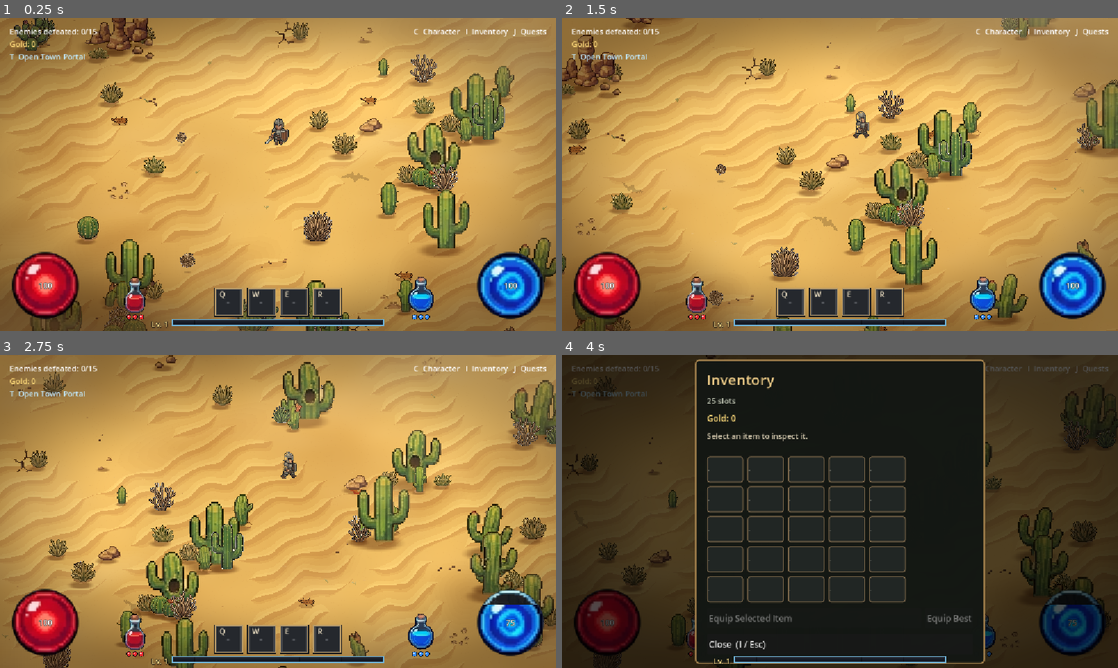
Above: before the commit, frames 1-4 (two rows, left to right).
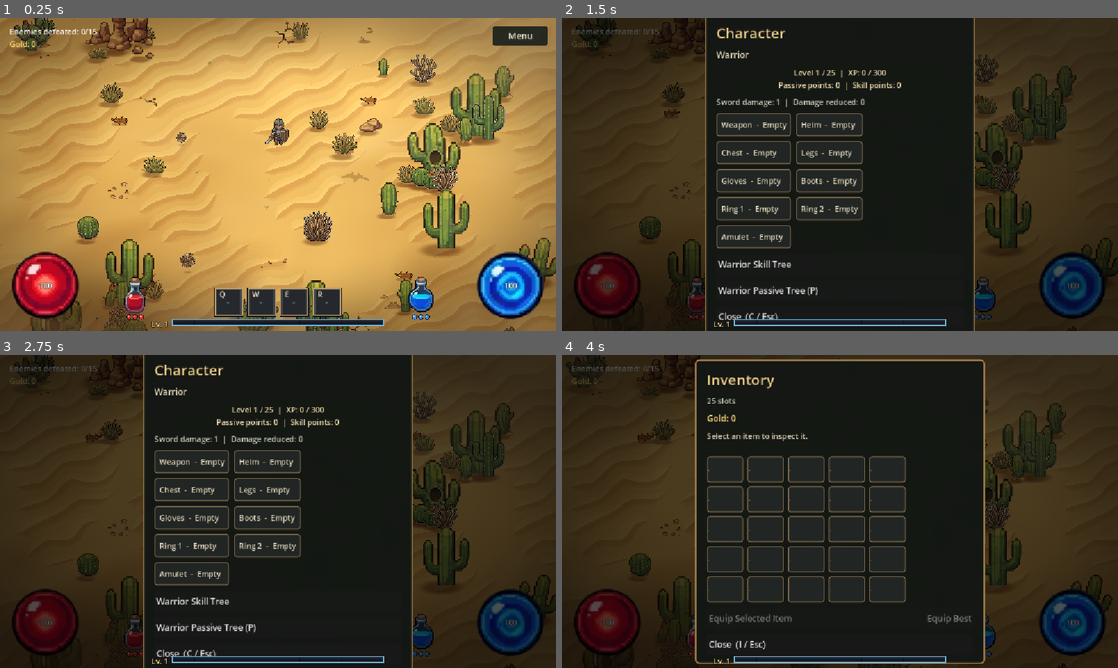
Above: after the commit, the same moments.

Repository: muyari/simple-game-godot
Game: Godot game, scene res://desert.tscn
Same seed, same stepped clock (60 frames per second), same inputs: the game is played once before the commit and once after it. This scene is started directly instead of the project's main scene.
Inputs (mouse positions are in pixels of both pictures, inside the frame that each line leads up to):
- Up to frame 1 (0.25 s): no input
- Up to frame 2 (1.5 s): click (1084, 36) at 0.5 s, where only the run after the commit has a clickable "Menu"; click (1045, 61) at 1.25 s, where only the run after the commit has a clickable "Character"
- Up to frame 3 (2.75 s): tap Enter (ui_accept) at 2 s; drag from (227, 639) to (333, 442) at 2.02 s
- Up to frame 4 (4 s): drag from (823, 639) to (812, 574) at 2.77 s; move the mouse to (856, 639) at 3.52 s; hold Right (move_right) from 3.53 s (still down); tap C at 3.6 s; click (856, 639) at 3.67 s; tap I at 3.8 s

The runs differ from the first frame. In frame 1, 0.9% of the frame differs, in the area x 1-99%, y 2-14%; in frame 2, 96%, in the area x 0-100%, y 0-100%; in frame 3, 96%; in frame 4, 7.7%.

Commit message:
updates.

Diff:
--- a/simple-game-godot/GameUI.gd
+++ b/simple-game-godot/GameUI.gd
@@ -81,6 +81,9 @@
 		_build_warrior_skill_tree()
 	elif player.selected_character == "Ranger":
 		_build_ranger_skill_tree()
+	# Last, so it draws and takes clicks above the rest of the HUD. It hides itself
+	# whenever a menu has the player paused.
+	_build_hud_menu(player)
 	health_orb.maximum = player.MAX_HEALTH
 	health_orb.value = player.health
 	mana_orb.maximum = player.MAX_MANA
@@ -181,27 +184,27 @@
 		get_viewport().set_input_as_handled()
 		return
 	if witch_skill_tree != null and witch_skill_tree.visible:
-		if event.keycode == KEY_ESCAPE or event.keycode == KEY_P:
+		if event.keycode in [KEY_ESCAPE, KEY_P, KEY_K]:
 			_on_witch_skill_tree_closed()
 		get_viewport().set_input_as_handled()
 		return
 	if warrior_skill_tree != null and warrior_skill_tree.visible:
-		if event.keycode == KEY_ESCAPE or event.keycode == KEY_P:
+		if event.keycode in [KEY_ESCAPE, KEY_P, KEY_K]:
 			_on_warrior_skill_tree_closed()
 		get_viewport().set_input_as_handled()
 		return
 	if warrior_passive_tree != null and warrior_passive_tree.visible:
-		if event.keycode == KEY_ESCAPE or event.keycode == KEY_P:
+		if event.keycode in [KEY_ESCAPE, KEY_P, KEY_K]:
 			_on_warrior_passive_tree_closed()
 		get_viewport().set_input_as_handled()
 		return
 	if ranger_skill_tree != null and ranger_skill_tree.visible:
-		if event.keycode == KEY_ESCAPE or event.keycode == KEY_P:
+		if event.keycode in [KEY_ESCAPE, KEY_P, KEY_K]:
 			_on_ranger_skill_tree_closed()
 		get_viewport().set_input_as_handled()
 		return
 	if ranger_passive_tree != null and ranger_passive_tree.visible:
-		if event.keycode == KEY_ESCAPE or event.keycode == KEY_P:
+		if event.keycode in [KEY_ESCAPE, KEY_P, KEY_K]:
 			_on_ranger_passive_tree_closed()
 		get_viewport().set_input_as_handled()
 		return
@@ -218,39 +221,80 @@
 		return
 
 	if event.keycode == KEY_C:
-		if character_menu.visible and character_panel.visible:
-			character_menu.hide()
-			_set_player_menu_paused(false)
-		else:
-			character_panel.show()
-			inventory_panel.hide()
-			character_menu.show()
-			_set_player_menu_paused(true)
+		_toggle_character_panel()
 		get_viewport().set_input_as_handled()
-	elif event.keycode == KEY_P and witch_skill_tree != null:
-		_open_witch_skill_tree("passives")
+	elif event.keycode == KEY_K:
+		_open_skill_tree()
 		get_viewport().set_input_as_handled()
-	elif event.keycode == KEY_P and warrior_skill_tree != null:
-		_open_warrior_passive_tree()
-		get_viewport().set_input_as_handled()
-	elif event.keycode == KEY_P and ranger_skill_tree != null:
-		_open_ranger_passive_tree()
+	elif event.keycode == KEY_P:
+		_open_passive_tree()
 		get_viewport().set_input_as_handled()
 	elif event.keycode == KEY_I:
-		if character_menu.visible and inventory_panel.visible:
-			character_menu.hide()
-			_set_player_menu_paused(false)
-		else:
-			character_panel.hide()
-			inventory_panel.show()
-			character_menu.show()
-			_set_player_menu_paused(true)
+		_toggle_inventory_panel()
 		get_viewport().set_input_as_handled()
 	elif event.keycode == KEY_J:
+		_open_quest_menu()
+		get_viewport().set_input_as_handled()
+
+
+func _toggle_character_panel() -> void:
+	if character_menu.visible and character_panel.visible:
 		character_menu.hide()
+		_set_player_menu_paused(false)
+	else:
+		character_panel.show()
+		inventory_panel.hide()
+		character_menu.show()
 		_set_player_menu_paused(true)
-		quest_menu.open_menu()
-		get_viewport().set_input_as_handled()
+
+
+func _toggle_inventory_panel() -> void:
+	if character_menu.visible and inventory_panel.visible:
+		character_menu.hide()
+		_set_player_menu_paused(false)
+	else:
+		character_panel.hide()
+		inventory_panel.show()
+		character_menu.show()
+		_set_player_menu_paused(true)
+
+
+func _open_skill_tree() -> void:
+	if witch_skill_tree != null:
+		_open_witch_skill_tree("skills")
+	elif warrior_skill_tree != null:
+		_open_warrior_skill_tree()
+	elif ranger_skill_tree != null:
+		_open_ranger_skill_tree()
+
+
+func _open_passive_tree() -> void:
+	if witch_skill_tree != null:
+		_open_witch_skill_tree("passives")
+	elif warrior_skill_tree != null:
+		_open_warrior_passive_tree()
+	elif ranger_skill_tree != null:
+		_open_ranger_passive_tree()
+
+
+func _open_quest_menu() -> void:
+	character_menu.hide()
+	_set_player_menu_paused(true)
+	quest_menu.open_menu()
+
+
+func _build_hud_menu(player: Player) -> void:
+	var hud_menu := HudMenu.new()
+	hud_menu.is_available = func() -> bool:
+		return player.is_physics_processing() and player.health > 0
+	add_child(hud_menu)
+	hud_menu.add_command("Character", "C", _toggle_character_panel)
+	hud_menu.add_command("Inventory", "I", _toggle_inventory_panel)
+	hud_menu.add_command("Skills", "K", _open_skill_tree)
+	hud_menu.add_command("Passives", "P", _open_passive_tree)
+	hud_menu.add_command("Quests", "J", _open_quest_menu)
+	hud_menu.add_command("Town Portal", "T", player.cast_town_portal)
+	hud_menu.add_command("Pause", "Esc", pause_menu.open_menu)
 
 
 func _build_touch_controls(player: Player) -> void:
--- /dev/null
+++ b/simple-game-godot/HudMenu.gd
@@ -0,0 +1,158 @@
+extends Control
+class_name HudMenu
+
+## Top-right "Menu" button that drops down every major command (character,
+## inventory, skills, quests, town portal...), so each one can be reached by
+## mouse or touch in every scene. PC shows each entry's hotkey; touch devices
+## hide them since there is no keyboard.
+
+const BUTTON_SIZE := Vector2(116.0, 40.0)
+const TOUCH_BUTTON_SIZE := Vector2(132.0, 54.0)
+const ENTRY_WIDTH := 250.0
+const ENTRY_HEIGHT := 40.0
+const TOUCH_ENTRY_HEIGHT := 56.0
+const MARGIN := 16.0
+
+## Returns true while the HUD is free to take commands (no modal menu open).
+var is_available: Callable = func() -> bool: return true
+
+var _show_hotkeys := not TouchControls.is_supported()
+var _menu_button: TouchButton
+var _outside_catcher: Control
+var _dropdown: PanelContainer
+var _entries: VBoxContainer
+
+
+func _ready() -> void:
+	process_mode = Node.PROCESS_MODE_ALWAYS
+	set_anchors_and_offsets_preset(Control.PRESET_FULL_RECT)
+	mouse_filter = Control.MOUSE_FILTER_IGNORE
+	theme = MenuStyle.get_theme()
+	_build()
+
+
+## Adds a dropdown entry that calls `action` when chosen. `hotkey` is only
+## shown on PC.
+func add_command(label_text: String, hotkey: String, action: Callable) -> void:
+	var entry := TouchButton.new()
+	entry.text = label_text
+	entry.alignment = HORIZONTAL_ALIGNMENT_LEFT
+	entry.focus_mode = Control.FOCUS_NONE
+	entry.custom_minimum_size = Vector2(
+		ENTRY_WIDTH,
+		ENTRY_HEIGHT if _show_hotkeys else TOUCH_ENTRY_HEIGHT
+	)
+	entry.add_theme_font_size_override("font_size", 17 if _show_hotkeys else 20)
+	entry.activated.connect(_on_entry_activated.bind(action))
+	_entries.add_child(entry)
+
+	if _show_hotkeys and not hotkey.is_empty():
+		var hotkey_label := Label.new()
+		hotkey_label.text = hotkey
+		hotkey_label.theme_type_variation = &"HintLabel"
+		hotkey_label.add_theme_font_size_override("font_size", 15)
+		hotkey_label.horizontal_alignment = HORIZONTAL_ALIGNMENT_RIGHT
+		hotkey_label.vertical_alignment = VERTICAL_ALIGNMENT_CENTER
+		hotkey_label.mouse_filter = Control.MOUSE_FILTER_IGNORE
+		hotkey_label.set_anchors_and_offsets_preset(Control.PRESET_FULL_RECT)
+		hotkey_label.offset_right = -16.0
+		entry.add_child(hotkey_label)
+
+
+func is_open() -> bool:
+	return _dropdown.visible
+
+
+func open_dropdown() -> void:
+	_dropdown.show()
+	_outside_catcher.show()
+
+
+func close_dropdown() -> void:
+	_dropdown.hide()
+	_outside_catcher.hide()
+
+
+func _process(_delta: float) -> void:
+	var available := bool(is_available.call()) and not get_tree().paused
+	_menu_button.visible = available
+	if not available and is_open():
+		close_dropdown()
+
+
+func _input(event: InputEvent) -> void:
+	if not is_open() or not event is InputEventKey or not event.pressed or event.echo:
+		return
+	# Any key closes the dropdown; Esc stops there instead of opening the pause menu.
+	close_dropdown()
+	if event.keycode == KEY_ESCAPE:
+		get_viewport().set_input_as_handled()
+
+
+func _build() -> void:
+	var touch := not _show_hotkeys
+
+	# Clicking or tapping anywhere outside the dropdown closes it.
+	_outside_catcher = Control.new()
+	_outside_catcher.set_anchors_and_offsets_preset(Control.PRESET_FULL_RECT)
+	_outside_catcher.mouse_filter = Control.MOUSE_FILTER_STOP
+	_outside_catcher.gui_input.connect(_on_outside_input)
+	_outside_catcher.hide()
+	add_child(_outside_catcher)
+
+	var button_size := TOUCH_BUTTON_SIZE if touch else BUTTON_SIZE
+	_menu_button = TouchButton.new()
+	_menu_button.text = "Menu"
+	_menu_button.focus_mode = Control.FOCUS_NONE
+	_menu_button.alignment = HORIZONTAL_ALIGNMENT_CENTER
+	_menu_button.add_theme_font_size_override("font_size", 20 if touch else 18)
+	_menu_button.set_anchors_and_offsets_preset(Control.PRESET_TOP_RIGHT)
+	_menu_button.offset_left = -MARGIN - button_size.x
+	_menu_button.offset_top = MARGIN
+	_menu_button.offset_right = -MARGIN
+	_menu_button.offset_bottom = MARGIN + button_size.y
+	_menu_button.activated.connect(_on_menu_button_activated)
+	add_child(_menu_button)
+
+	_dropdown = PanelContainer.new()
+	var panel_style := StyleBoxFlat.new()
+	panel_style.bg_color = MenuStyle.PANEL_BG
+	panel_style.border_color = MenuStyle.GOLD_DIM
+	panel_style.set_border_width_all(2)
+	panel_style.set_corner_radius_all(6)
+	panel_style.set_content_margin_all(8.0)
+	panel_style.shadow_color = Color(0, 0, 0, 0.45)
+	panel_style.shadow_size = 12
+	_dropdown.add_theme_stylebox_override("panel", panel_style)
+	_dropdown.set_anchors_preset(Control.PRESET_TOP_RIGHT)
+	# Grows leftwards and down from just under the Menu button.
+	_dropdown.grow_horizontal = Control.GROW_DIRECTION_BEGIN
+	_dropdown.offset_left = -MARGIN
+	_dropdown.offset_right = -MARGIN
+	_dropdown.offset_top = MARGIN + button_size.y + 6.0
+	_dropdown.offset_bottom = _dropdown.offset_top
+	_dropdown.mouse_filter = Control.MOUSE_FILTER_STOP
+	_dropdown.hide()
+	add_child(_dropdown)
+
+	_entries = VBoxContainer.new()
+	_entries.add_theme_constant_override("separation", 4)
+	_dropdown.add_child(_entries)
+
+
+func _on_menu_button_activated() -> void:
+	if is_open():
+		close_dropdown()
+	else:
+		open_dropdown()
+
+
+func _on_entry_activated(action: Callable) -> void:
+	close_dropdown()
+	action.call()
+
+
+func _on_outside_input(event: InputEvent) -> void:
+	if (event is InputEventMouseButton or event is InputEventScreenTouch) and event.pressed:
+		close_dropdown()
+		_outside_catcher.accept_event()
--- a/simple-game-godot/PauseMenu.gd
+++ b/simple-game-godot/PauseMenu.gd
@@ -94,6 +94,7 @@
 	hint.text = "Press Esc to resume"
 	hint.theme_type_variation = &"HintLabel"
 	hint.horizontal_alignment = HORIZONTAL_ALIGNMENT_CENTER
+	hint.visible = not TouchControls.is_supported()
 	contents.add_child(hint)
 
 
--- a/simple-game-godot/Player.gd
+++ b/simple-game-godot/Player.gd
@@ -410,6 +410,12 @@
 	if health <= 0 or is_casting_town_portal:
 		return false
 	return _try_interact()
+
+
+func cast_town_portal() -> void:
+	if health <= 0:
+		return
+	_open_town_portal()
 
 
 func _use_primary_attack() -> void:
--- a/simple-game-godot/TouchButton.gd
+++ b/simple-game-godot/TouchButton.gd
@@ -7,14 +7,26 @@
 
 signal activated
 
+var _last_activated_frame := -1
+
 
 func _gui_input(event: InputEvent) -> void:
 	if event is InputEventScreenTouch and event.pressed:
-		activated.emit()
+		_activate()
 		accept_event()
 	elif event is InputEventMouse and event.device == InputEvent.DEVICE_ID_EMULATION:
 		# Already handled as a touch above.
 		accept_event()
 	elif event is InputEventMouseButton and event.button_index == MOUSE_BUTTON_LEFT \
 			and event.pressed:
-		activated.emit()
+		_activate()
+
+
+## Once per frame: with Emulate Touch From Mouse on, one click arrives as both a
+## mouse press and a touch.
+func _activate() -> void:
+	var frame := Engine.get_process_frames()
+	if frame == _last_activated_frame:
+		return
+	_last_activated_frame = frame
+	activated.emit()
--- a/simple-game-godot/TownUI.gd
+++ b/simple-game-godot/TownUI.gd
@@ -18,7 +18,6 @@
 @onready var mana_orb: ResourceGlobe = $ManaOrb
 @onready var health_potion: PotionFlask = $HealthPotion
 @onready var mana_potion: PotionFlask = $ManaPotion
-@onready var passive_tree_button: Button = $PassiveTreeButton
 
 var experience_bar: ProgressBar
 var experience_level_label: Label
@@ -59,7 +58,6 @@
 
 func _ready() -> void:
 	process_mode = Node.PROCESS_MODE_ALWAYS
-	passive_tree_button.visible = player.selected_character in ["Witch", "Ranger"]
 	_build_touch_controls()
 	_build_pause_menu()
 	_connect_skill_slot_clicks()
@@ -87,6 +85,9 @@
 	_build_quest_menu()
 	_build_waystone_menu()
 	_build_character_menu()
+	# Last, so it draws and takes clicks above the rest of the HUD. It hides itself
+	# whenever a menu has the player paused.
+	_build_hud_menu()
 	_on_inventory_changed(player.inventory)
 	_on_equipment_changed(player.equipment)
 	_on_progression_changed(
@@ -164,27 +165,27 @@
 func _unhandled_input(event: InputEvent) -> void:
 	if event is InputEventKey and event.pressed and not event.echo:
 		if witch_skill_tree != null and witch_skill_tree.visible:
-			if event.keycode == KEY_ESCAPE or event.keycode == KEY_P:
+			if event.keycode in [KEY_ESCAPE, KEY_P, KEY_K]:
 				_on_witch_skill_tree_closed()
 			get_viewport().set_input_as_handled()
 			return
 		if warrior_skill_tree != null and warrior_skill_tree.visible:
-			if event.keycode == KEY_ESCAPE or event.keycode == KEY_P:
+			if event.keycode in [KEY_ESCAPE, KEY_P, KEY_K]:
 				_on_warrior_skill_tree_closed()
 			get_viewport().set_input_as_handled()
 			return
 		if warrior_passive_tree != null and warrior_passive_tree.visible:
-			if event.keycode == KEY_ESCAPE or event.keycode == KEY_P:
+			if event.keycode in [KEY_ESCAPE, KEY_P, KEY_K]:
 				_on_warrior_passive_tree_closed()
 			get_viewport().set_input_as_handled()
 			return
 		if ranger_skill_tree != null and ranger_skill_tree.visible:
-			if event.keycode == KEY_ESCAPE or event.keycode == KEY_P:
+			if event.keycode in [KEY_ESCAPE, KEY_P, KEY_K]:
 				_on_ranger_skill_tree_closed()
 			get_viewport().set_input_as_handled()
 			return
 		if ranger_passive_tree != null and ranger_passive_tree.visible:
-			if event.keycode == KEY_ESCAPE or event.keycode == KEY_P:
+			if event.keycode in [KEY_ESCAPE, KEY_P, KEY_K]:
 				_on_ranger_passive_tree_closed()
 			get_viewport().set_input_as_handled()
 			return
@@ -229,35 +230,64 @@
 		if shop_overlay != null and shop_overlay.visible:
 			return
 		if event.keycode == KEY_C:
-			if character_overlay.visible and character_panel.visible:
-				_close_character_menu()
-			else:
-				_open_character_menu()
+			_toggle_character_menu()
 			get_viewport().set_input_as_handled()
 		elif event.keycode == KEY_I:
-			if character_overlay.visible and inventory_panel.visible:
-				_close_character_menu()
-			else:
-				_open_inventory_menu()
+			_toggle_inventory_menu()
 			get_viewport().set_input_as_handled()
 		elif event.keycode == KEY_J:
 			_open_quest_menu()
 			get_viewport().set_input_as_handled()
-		elif event.keycode == KEY_P and witch_skill_tree != null:
-			if (shop_overlay == null or not shop_overlay.visible) \
-					and (dialogue_overlay == null or not dialogue_overlay.visible) \
-					and (waystone_overlay == null or not waystone_overlay.visible):
-				_open_witch_skill_tree("passives")
-				get_viewport().set_input_as_handled()
-		elif event.keycode == KEY_P and warrior_skill_tree != null:
-			_open_warrior_passive_tree()
-			get_viewport().set_input_as_handled()
-		elif event.keycode == KEY_P and ranger_skill_tree != null:
-			if (shop_overlay == null or not shop_overlay.visible) \
-					and (dialogue_overlay == null or not dialogue_overlay.visible) \
-					and (waystone_overlay == null or not waystone_overlay.visible):
-				_open_ranger_passive_tree()
-				get_viewport().set_input_as_handled()
+		elif event.keycode == KEY_K:
+			_open_skill_tree()
+			get_viewport().set_input_as_handled()
+		elif event.keycode == KEY_P:
+			_open_passive_tree()
+			get_viewport().set_input_as_handled()
+
+
+func _toggle_character_menu() -> void:
+	if character_overlay.visible and character_panel.visible:
+		_close_character_menu()
+	else:
+		_open_character_menu()
+
+
+func _toggle_inventory_menu() -> void:
+	if character_overlay.visible and inventory_panel.visible:
+		_close_character_menu()
+	else:
+		_open_inventory_menu()
+
+
+func _open_skill_tree() -> void:
+	if witch_skill_tree != null:
+		_open_witch_skill_tree("skills")
+	elif warrior_skill_tree != null:
+		_open_warrior_skill_tree()
+	elif ranger_skill_tree != null:
+		_open_ranger_skill_tree()
+
+
+func _open_passive_tree() -> void:
+	if witch_skill_tree != null:
+		_open_witch_skill_tree("passives")
+	elif warrior_skill_tree != null:
+		_open_warrior_passive_tree()
+	elif ranger_skill_tree != null:
+		_open_ranger_passive_tree()
+
+
+func _build_hud_menu() -> void:
+	var hud_menu := HudMenu.new()
+	hud_menu.is_available = player.is_physics_processing
+	add_child(hud_menu)
+	hud_menu.add_command("Character", "C", _toggle_character_menu)
+	hud_menu.add_command("Inventory", "I", _toggle_inventory_menu)
+	hud_menu.add_command("Skills", "K", _open_skill_tree)
+	hud_menu.add_command("Passives", "P", _open_passive_tree)
+	hud_menu.add_command("Quests", "J", _open_quest_menu)
+	hud_menu.add_command("Pause", "Esc", pause_menu.open_menu)
 
 
 func _build_touch_controls() -> void:
@@ -996,13 +1026,6 @@
 	player.set_physics_process(false)
 	player.set_process_unhandled_input(false)
 	dialogue_overlay.hide()
-
-
-func _on_passive_tree_button_pressed() -> void:
-	if player.selected_character == "Witch":
-		_open_witch_skill_tree("passives")
-	elif player.selected_character == "Ranger":
-		_open_ranger_passive_tree()
 
 
 func _open_inventory_menu() -> void:
@@ -1397,11 +1420,3 @@
 
 	return_portal.destination_scene = scene_path
 	return_portal.destination_position = world_position
-
-
-func _on_character_button_pressed() -> void:
-	_open_character_menu()
-
-
-func _on_inventory_button_pressed() -> void:
-	_open_inventory_menu()
--- a/simple-game-godot/desert.tscn
+++ b/simple-game-godot/desert.tscn
@@ -220,18 +220,6 @@
 offset_right = 410.0
 offset_bottom = 92.0
 theme_override_colors/font_color = Color(0.76, 0.92, 1, 1)
-text = "T  Open Town Portal"
-
-[node name="CharacterHint" type="Label" parent="UI" unique_id=445853438]
-anchors_preset = 1
-anchor_left = 1.0
-anchor_right = 1.0
-offset_left = -340.0
-offset_top = 16.0
-offset_right = -20.0
-offset_bottom = 40.0
-text = "C  Character   I  Inventory   J  Quests"
-horizontal_alignment = 2
 
 [node name="CharacterMenu" type="Control" parent="UI" unique_id=263802651]
 visible = false
--- a/simple-game-godot/main.tscn
+++ b/simple-game-godot/main.tscn
@@ -229,18 +229,6 @@
 offset_right = 410.0
 offset_bottom = 92.0
 theme_override_colors/font_color = Color(0.76, 0.92, 1, 1)
-text = "T  Open Town Portal"
-
-[node name="CharacterHint" type="Label" parent="UI" unique_id=445853438]
-anchors_preset = 1
-anchor_left = 1.0
-anchor_right = 1.0
-offset_left = -340.0
-offset_top = 16.0
-offset_right = -20.0
-offset_bottom = 40.0
-text = "C  Character   I  Inventory   J  Quests"
-horizontal_alignment = 2
 
 [node name="CharacterMenu" type="Control" parent="UI" unique_id=263802651]
 visible = false
--- a/simple-game-godot/town.tscn
+++ b/simple-game-godot/town.tscn
@@ -1104,50 +1104,16 @@
 theme_override_colors/font_color = Color(0.95, 0.92, 0.84, 1)
 theme_override_colors/font_outline_color = Color(0.08, 0.08, 0.07, 1)
 theme_override_constants/outline_size = 3
-text = "C Character  |  I Inventory  |  J Quests  |  Waystone: replay any level."
-
-[node name="CharacterButton" type="Button" parent="TownUI" unique_id=1758047099]
-anchors_preset = 1
-anchor_left = 1.0
-anchor_right = 1.0
-offset_left = -270.0
-offset_top = 16.0
-offset_right = -150.0
-offset_bottom = 48.0
-text = "Character (C)"
-
-[node name="PassiveTreeButton" type="Button" parent="TownUI" unique_id=1595471938]
-anchors_preset = 1
-anchor_left = 1.0
-anchor_right = 1.0
-offset_left = -440.0
-offset_top = 16.0
-offset_right = -280.0
-offset_bottom = 48.0
-text = "Skills & Passives (P)"
-
-[node name="InventoryButton" type="Button" parent="TownUI" unique_id=1438421924]
-anchors_preset = 1
-anchor_left = 1.0
-anchor_right = 1.0
-offset_left = -140.0
-offset_top = 16.0
-offset_right = -20.0
-offset_bottom = 48.0
-text = "Inventory (I)"
+text = "Waystone: replay any level."
 
 [node name="GoldLabel" type="Label" parent="TownUI" unique_id=44291346]
 anchors_preset = 1
 anchor_left = 1.0
 anchor_right = 1.0
 offset_left = -180.0
-offset_top = 52.0
-offset_right = -20.0
-offset_bottom = 78.0
+offset_top = 78.0
+offset_right = -16.0
+offset_bottom = 104.0
 theme_override_colors/font_color = Color(1, 0.86, 0.48, 1)
 text = "Gold: 0"
 horizontal_alignment = 2
-
-[connection signal="pressed" from="TownUI/CharacterButton" to="TownUI" method="_on_character_button_pressed"]
-[connection signal="pressed" from="TownUI/PassiveTreeButton" to="TownUI" method="_on_passive_tree_button_pressed"]
-[connection signal="pressed" from="TownUI/InventoryButton" to="TownUI" method="_on_inventory_button_pressed"]
Not shown, added: simple-game-godot/HudMenu.gd.uid
